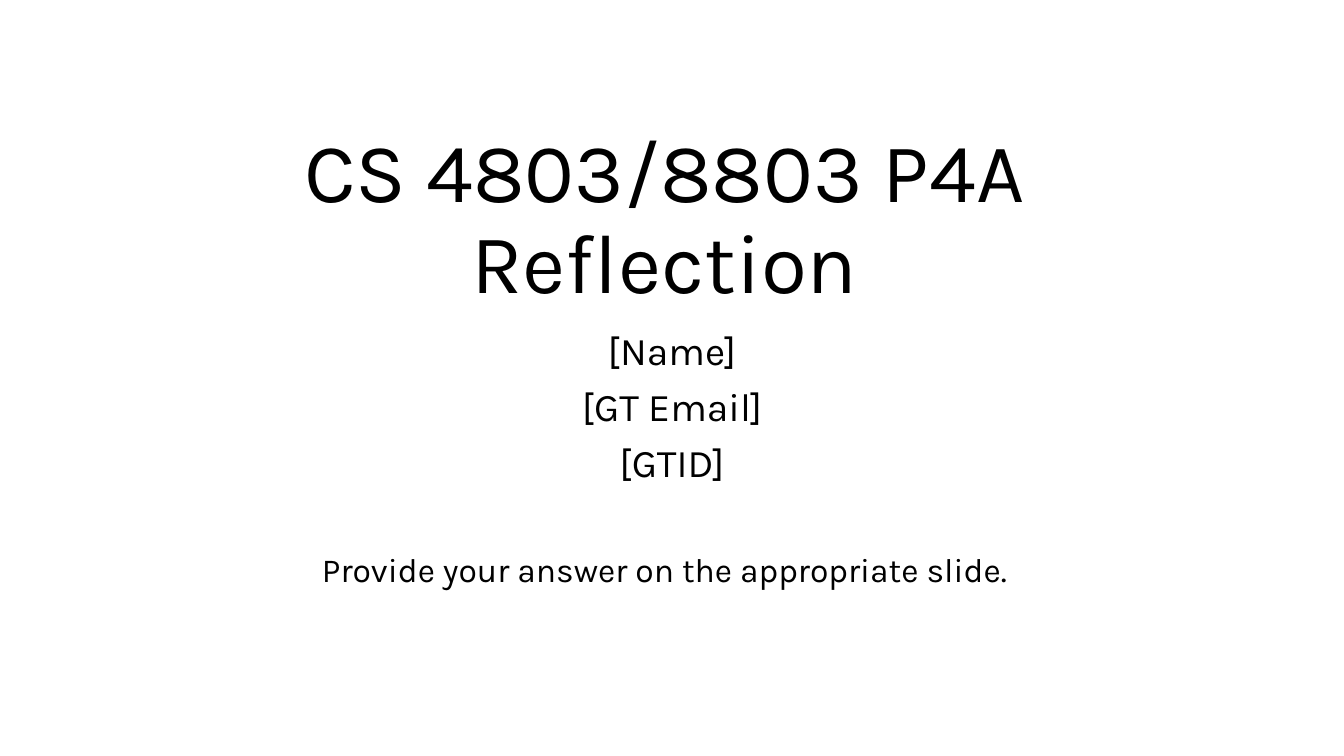
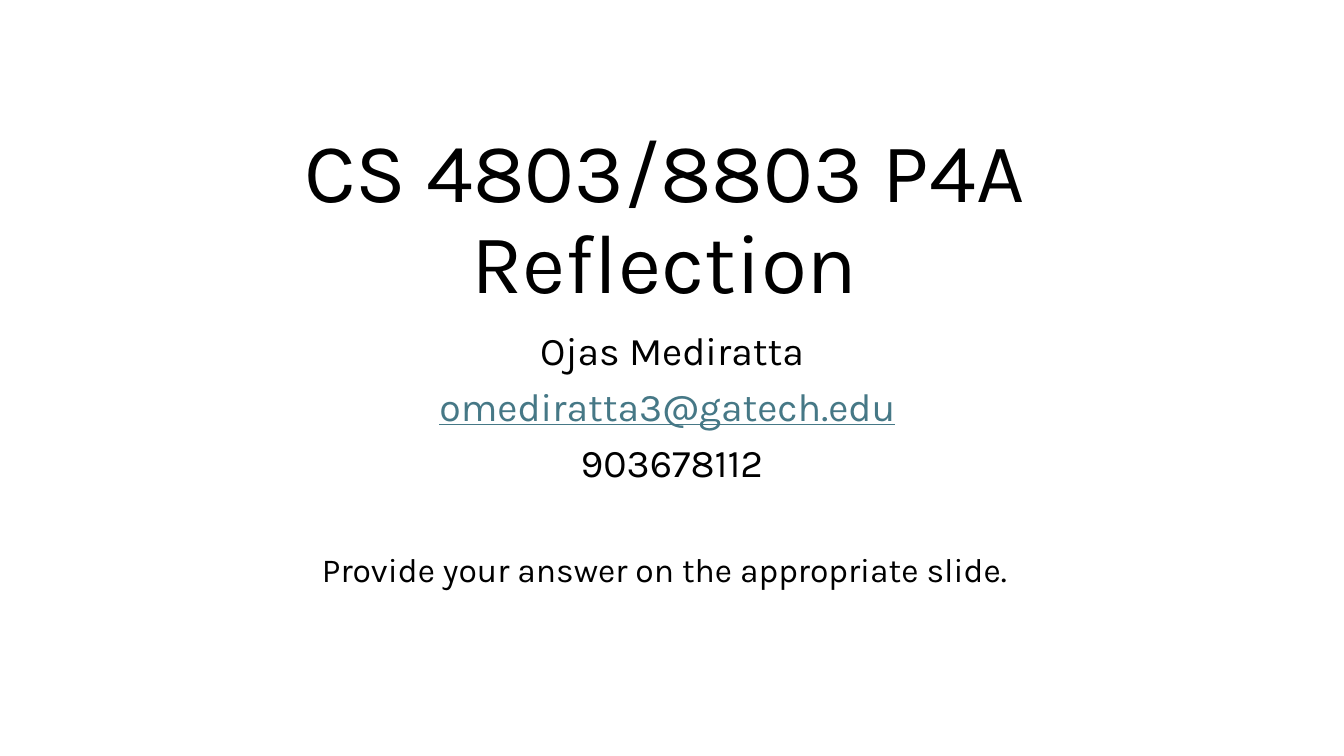
Before and after one commit to ojas-mediratta/Advanced-Mobile-Robotics, a slide deck: slide 1 of project_4a/reflection_questions.pptx. Drawn at 1344x756 pixels with LibreOffice and Linux fonts; fonts in the diff are those of the drawing. Boxes give left, top, right and bottom in pixels: in the first picture for what was removed or moved away, otherwise in the second. Text is boxed around its words. In the diff, an @@ line names an element or a change of style, - is before the commit and + after.

```diff
--- a/project_4a/reflection_questions.pptx
+++ b/project_4a/reflection_questions.pptx
@@ subtitle at bbox=[439, 338, 895, 478]: text changed @@
-[Name]
-[GT Email]
-[GTID]
+Ojas Mediratta
+omediratta3@gatech.edu
+903678112
```
Also in this commit, not shown: 2 other slides changed, 6 other files.
